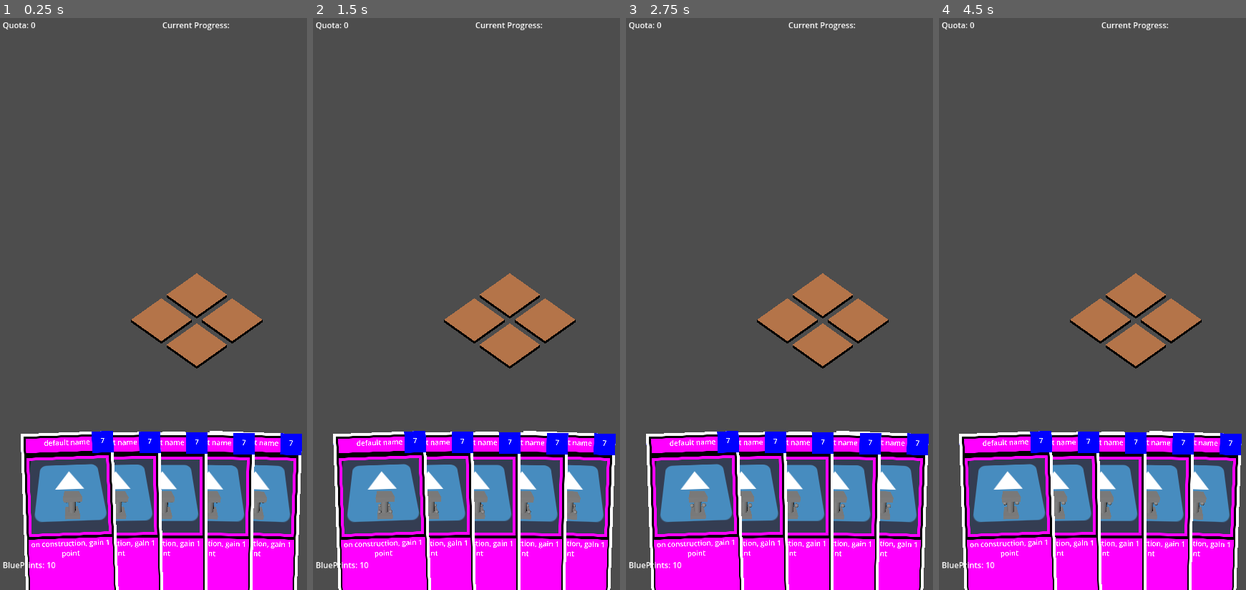
Above: before the commit, frames 1-4 (left to right).
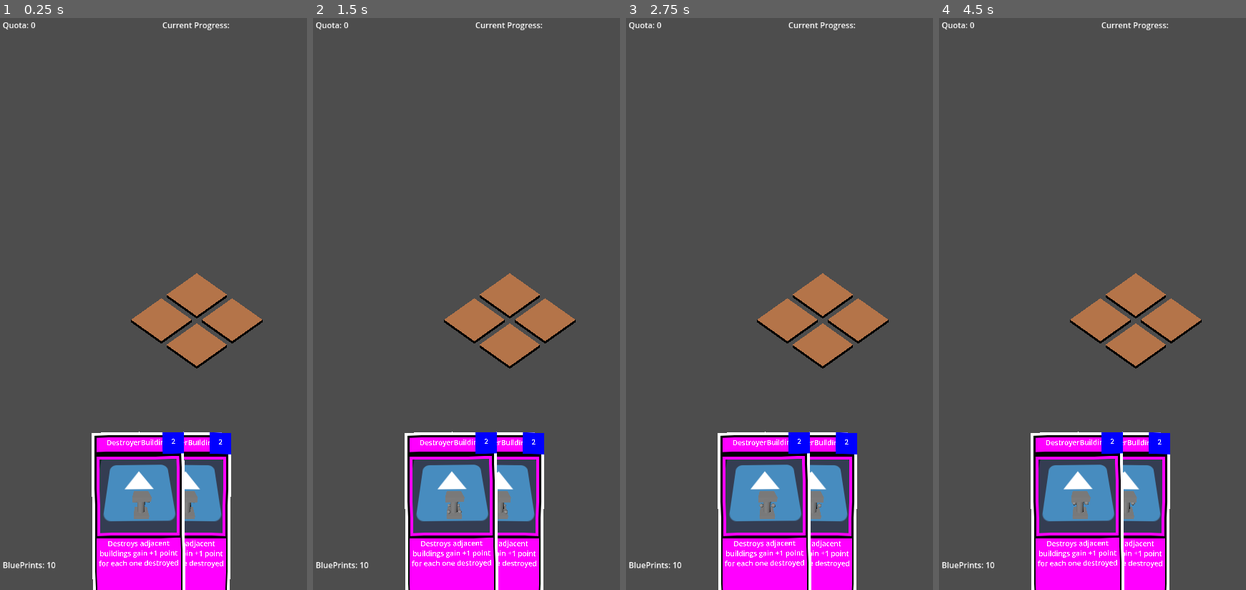
Above: after the commit, the same moments.

Repository: MannyFluss/AlienArchitect
Game: Godot game, scene res://main.tscn
Same seed, same stepped clock (60 frames per second), same inputs: the game is played once before the commit and once after it. The engine's default icon, where the game draws it, is replaced by a stand-in: a white triangle on a blue panel in a dark square.
Inputs (mouse positions are in pixels of both pictures, inside the frame that each line leads up to):
- Up to frame 1 (0.25 s): no input
- Up to frame 2 (1.5 s): move the mouse to (546, 275) at 0.52 s; press the mouse at (546, 275) at 0.53 s; tap Enter at 1.25 s; move the mouse to (408, 332) at 1.27 s; release the mouse at (408, 332) at 1.28 s; click (408, 332) at 1.35 s
- Up to frame 3 (2.75 s): tap Space at 2 s; move the mouse to (819, 178) at 2.02 s; press the mouse at (819, 178) at 2.03 s
- Up to frame 4 (4.5 s): tap Enter at 2.75, 4.25 s; move the mouse to (1083, 418) at 2.77 s; release the mouse at (1083, 418) at 2.78 s; click (1083, 418) at 2.85 s; tap Space at 3.5 s; move the mouse to (1196, 389) at 3.52 s; press the mouse at (1196, 389) at 3.53 s; move the mouse to (1003, 218) at 4.27 s; release the mouse at (1003, 218) at 4.28 s; click (1003, 218) at 4.35 s

The runs differ from the first frame. In frame 1, 19% of the frame differs, in the area x 6-99%, y 72-100%; in frame 2, 19%; in frame 3, 19%; in frame 4, 19%.

Commit message:
destroyer building

Diff:
--- a/Prefabs/AbstractBuilding/AbstractBuilding.gd
+++ b/Prefabs/AbstractBuilding/AbstractBuilding.gd
@@ -10,6 +10,19 @@
 #so here there will be a lot of signals that need to be implemented
 #modules will listen to signals and react accordingly.
 signal buildingPlaced
+
+signal buildingDestroyed
+
+func getNeighboringBuilding(target : Vector2)->Building:
+	var myBoard:Board = getMyBoard()
+	if myBoard:
+		pass
+		var myTile : Tile = getMyTile()
+		if myTile == null:
+			push_warning("building has no tile")
+			return null
+		return myBoard.getBuilding(myTile.myCoordinates + target)
+	return null
 
 func _enter_tree() -> void:
 	if myResource == null:
@@ -26,11 +39,17 @@
 	newParent.add_child(self)
 	emit_signal("buildingPlaced")
 
-
+func getMyTile()->Tile:
+	var curr :Node = get_parent()
+	while curr!= get_tree().current_scene:
+		if curr is Tile:
+			return curr
+		curr = curr.get_parent()
+	return null
 
 func loadModulePackage(moduleContainer : BuildingModuleContainer)->void:
 	if moduleContainer==null:
-		push_error("no modules configured for building "+ str(self))
+		#push_error("no modules configured for building "+ str(self))
 		return
 	for module : BuildingModuleResource in moduleContainer.buildingModules:
 		loadModule(module)
@@ -53,6 +72,20 @@
 	newModule.registerBuilding(self,options)
 	$Modules.add_child(newModule)
 
+func attemptDestroy()->bool:
+	destroy()
+	return true
 
+func destroy()->void:
+	emit_signal("buildingDestroyed")
+	queue_free()
+	pass
 
-	#var moduleToAdd
+func getMyBoard()->Board:
+	var curr : Node = get_parent()
+	while curr != get_tree().current_scene:
+		if curr is Board:
+			return curr
+		curr=curr.get_parent()
+
+	return null
--- a/Prefabs/AbstractBuilding/BuildingModule.gd
+++ b/Prefabs/AbstractBuilding/BuildingModule.gd
@@ -9,8 +9,19 @@
 
 var myBuilding : Building
 
-func registerBuilding(_myBuilding : Building, opts:Dictionary)->void:
+func registerBuilding(_myBuilding : Building, opts:Dictionary={})->void:
 	myBuilding = _myBuilding
 	for key:String in opts.keys():
 		if myOptions.has(key):
 			myOptions[key] = opts[key]
+
+func _enter_tree() -> void:
+	if myBuilding == null:
+		#automatically search for building
+		var currNode : Node = get_parent()
+		while currNode != get_tree().current_scene:
+			if currNode is Building:
+				registerBuilding(currNode)
+				return
+			currNode = currNode.get_parent()
+		push_error("myBuilding was not registered")
--- a/Prefabs/Board/Board.gd
+++ b/Prefabs/Board/Board.gd
@@ -14,6 +14,12 @@
 func _ready()->void:
 	generateBoard([Vector2(0,0),Vector2(1,0),Vector2(0,1),Vector2(1,1)])
 
+func getBuilding(target : Vector2)->Building:
+	if myTiles.has(target):
+		var targetTile : Tile = myTiles[target]
+		return targetTile.getBuilding()
+
+	return null
 
 func generateBoard(tiles : Array[Vector2])->void:
 	for coordinate : Vector2 in tiles:
--- a/Prefabs/Buildings/DefaultBuilding/DefaultBuilding.tscn
+++ b/Prefabs/Buildings/DefaultBuilding/DefaultBuilding.tscn
@@ -1,15 +1,16 @@
-[gd_scene load_steps=6 format=3 uid="uid://bn5a5cek0cgqp"]
+[gd_scene load_steps=7 format=3 uid="uid://bn5a5cek0cgqp"]
 
 [ext_resource type="PackedScene" uid="uid://dyil3yiwnphow" path="res://Prefabs/AbstractBuilding/AbstractBuilding.tscn" id="1_lmcaj"]
 [ext_resource type="Script" path="res://Scripts/BuildingResource.gd" id="2_mb8lu"]
 [ext_resource type="PackedScene" uid="uid://d0ml1b3sof4po" path="res://Temp/Building.tscn" id="2_yc0k2"]
 [ext_resource type="Resource" uid="uid://bej72hplsdjf8" path="res://Prefabs/Buildings/DefaultBuilding/DefaultBuildingModuleContainer.tres" id="3_8r6nn"]
+[ext_resource type="PackedScene" uid="uid://cndopfwgx0cj3" path="res://components/BuildingModules/OnPlacePoints/OnPlacePoints.tscn" id="5_xlrg2"]
 
 [sub_resource type="Resource" id="Resource_2jesa"]
 script = ExtResource("2_mb8lu")
 name = "default name"
 description = "on construction, gain 1 point"
-bluePrintCost = 7
+bluePrintCost = 1
 Model = ExtResource("2_yc0k2")
 myModules = ExtResource("3_8r6nn")
 
@@ -22,3 +23,5 @@
 
 [node name="PlaceHolderLight" parent="PlaceHolders" index="2"]
 transform = Transform3D(0.672405, 0.53372, -0.51285, 0.0561698, 0.654077, 0.75434, 0.738049, -0.536028, 0.409826, 0, 0, 0)
+
+[node name="OnPlacePoints" parent="Modules" index="0" instance=ExtResource("5_xlrg2")]
--- a/Prefabs/Buildings/DefaultBuilding/DefaultBuildingModuleContainer.tres
+++ b/Prefabs/Buildings/DefaultBuilding/DefaultBuildingModuleContainer.tres
@@ -1,8 +1,7 @@
-[gd_resource type="Resource" script_class="BuildingModuleContainer" load_steps=3 format=3 uid="uid://bej72hplsdjf8"]
+[gd_resource type="Resource" script_class="BuildingModuleContainer" load_steps=2 format=3 uid="uid://bej72hplsdjf8"]
 
-[ext_resource type="Resource" uid="uid://dv5s2vtabo7jp" path="res://Prefabs/Buildings/DefaultBuilding/test.tres" id="1_eoi4v"]
 [ext_resource type="Script" path="res://Scripts/BuildingModuleContainer.gd" id="1_si31h"]
 
 [resource]
 script = ExtResource("1_si31h")
-buildingModules = Array[Resource("res://Scripts/BuildingModuleResource.gd")]([ExtResource("1_eoi4v")])
+buildingModules = Array[Resource("res://Scripts/BuildingModuleResource.gd")]([])
--- /dev/null
+++ b/Prefabs/Buildings/DestroyerBuilding/DefaultBuildingResource.tres
@@ -0,0 +1,11 @@
+[gd_resource type="Resource" script_class="BuildingResource" load_steps=3 format=3 uid="uid://2hw20cj0scct"]
+
+[ext_resource type="PackedScene" uid="uid://d0ml1b3sof4po" path="res://Temp/Building.tscn" id="1_chgi5"]
+[ext_resource type="Script" path="res://Scripts/BuildingResource.gd" id="1_pp6u7"]
+
+[resource]
+script = ExtResource("1_pp6u7")
+name = "DestroyerBuilding"
+description = "Destroys adjacent buildings gain +1 point for each one destroyed"
+bluePrintCost = 2
+Model = ExtResource("1_chgi5")
--- /dev/null
+++ b/Prefabs/Buildings/DestroyerBuilding/DestroyerBuilding.tscn
@@ -0,0 +1,17 @@
+[gd_scene load_steps=5 format=3 uid="uid://b5ryssnm0tx6m"]
+
+[ext_resource type="PackedScene" uid="uid://dyil3yiwnphow" path="res://Prefabs/AbstractBuilding/AbstractBuilding.tscn" id="1_u0upf"]
+[ext_resource type="Resource" uid="uid://2hw20cj0scct" path="res://Prefabs/Buildings/DestroyerBuilding/DefaultBuildingResource.tres" id="2_fynf1"]
+[ext_resource type="PackedScene" uid="uid://lpyx4h4wh275" path="res://components/BuildingModules/OnPlaceDestroy/OnPlaceDestroy.tscn" id="2_npu1x"]
+[ext_resource type="PackedScene" uid="uid://lvwenkmt71t8" path="res://components/BuildingModules/DestroyBuildings/DestoryBuildings.tscn" id="3_7ha4f"]
+
+[node name="AbstractBuilding" instance=ExtResource("1_u0upf")]
+myResource = ExtResource("2_fynf1")
+
+[node name="OnPlaceDestroy" parent="Modules" index="0" node_paths=PackedStringArray("destructionComponent") instance=ExtResource("2_npu1x")]
+destructionComponent = NodePath("../DestoryBuildings")
+
+[node name="DestoryBuildings" parent="Modules" index="1" instance=ExtResource("3_7ha4f")]
+myOptions = {
+"Targets": PackedVector2Array(1, 0, -1, 0, 0, 1, 0, -1)
+}
--- a/Prefabs/Card/Card.gd
+++ b/Prefabs/Card/Card.gd
@@ -37,8 +37,8 @@
 	%DescriptorLabel.text = "[center]"+res.description
 	#%ArtTexture to be implemented
 	%TitleLabel.text = "[center]"+res.name
+	#if this crashes here, buildingResource needs to be assigned a model
 	var modelDuplicate : Node3D = res.Model.duplicate().instantiate() as Node3D
-	print("duplicate time")
 
 	%ModelMarker.add_child(modelDuplicate)
 
@@ -64,15 +64,15 @@
 func highlight()->void:
 	var myTween : Tween = get_tree().create_tween()
 	myTween.set_parallel()
-	myTween.tween_property($CardRender,"scale",Vector3(1.2,1.2,1.2),.05).set_ease(Tween.EASE_IN)
-	myTween.tween_property($CardRender,"rotation",Vector3.ZERO,.05).set_ease(Tween.EASE_IN)
+	myTween.tween_property(self,"scale",Vector3(1.2,1.2,1.2),.05).set_ease(Tween.EASE_IN)
+	#myTween.tween_property(self,"rotation",Vector3.ZERO,.05).set_ease(Tween.EASE_IN)
 
 
 func unhighlight()->void:
 	var myTween : Tween = get_tree().create_tween()
 	myTween.set_parallel()
-	myTween.tween_property($CardRender,"scale",Vector3(1.0,1.0,1.0),.05).set_ease(Tween.EASE_OUT)
-	myTween.tween_property($CardRender,"rotation",Vector3.ZERO,.05).set_ease(Tween.EASE_IN)
+	myTween.tween_property(self,"scale",Vector3(1.0,1.0,1.0),.05).set_ease(Tween.EASE_OUT)
+	#myTween.tween_property(self,"rotation",Vector3.ZERO,.05).set_ease(Tween.EASE_IN)
 
 
 func SelectCard(selectorNode : Node3D)->void:
--- a/Prefabs/Deck/Deck.gd
+++ b/Prefabs/Deck/Deck.gd
@@ -8,22 +8,23 @@
 var myHand : PlayerHand
 
 var debugBuilding : PackedScene = preload("res://Prefabs/Buildings/DefaultBuilding/DefaultBuilding.tscn")
+var destroyBuilding : PackedScene = preload("res://Prefabs/Buildings/DestroyerBuilding/DestroyerBuilding.tscn")
 
 #make a resource/json for large amounts of cards to save
 
 
 func _ready() -> void:
-	addCardToDeck(generateCard(debugBuilding))
-	addCardToDeck(generateCard(debugBuilding))
-	addCardToDeck(generateCard(debugBuilding))
-	addCardToDeck(generateCard(debugBuilding))
-	addCardToDeck(generateCard(debugBuilding))
-	addCardToDeck(generateCard(debugBuilding))
+	addCardToDeck(generateCard(destroyBuilding))
+	addCardToDeck(generateCard(destroyBuilding))
+	#addCardToDeck(generateCard(debugBuilding))
+	#addCardToDeck(generateCard(debugBuilding))
+	#addCardToDeck(generateCard(debugBuilding))
+	#addCardToDeck(generateCard(debugBuilding))
 
 
-	drawRandomCardToHand()
-	drawRandomCardToHand()
-	drawRandomCardToHand()
+	#drawRandomCardToHand()
+	#drawRandomCardToHand()
+	#drawRandomCardToHand()
 	drawRandomCardToHand()
 	drawRandomCardToHand()
 
--- a/Prefabs/Tiles/Tile.gd
+++ b/Prefabs/Tiles/Tile.gd
@@ -27,6 +27,12 @@
 func hasBuilding()->bool:
 	return not $MyBuilding.get_child_count()==0
 
+
+func getBuilding()->Building:
+	if hasBuilding() == false: return null
+
+	return $MyBuilding.get_child(0)
+
 func checkSignalSafety(signalName : StringName)->bool:
 	if myParentBoard==null:
 		return false
--- /dev/null
+++ b/components/BuildingModules/DestroyBuildings/DestoryBuildings.gd
@@ -0,0 +1,15 @@
+extends BuildingModule
+class_name DestroyBuildings
+
+
+#returns how many buildings were destroyed
+func destroyBuildings()->int:
+	var countDestroyed:int =0
+	for target : Vector2 in myOptions["Targets"]:
+		var targetBuilding : Building = myBuilding.getNeighboringBuilding(target)
+		if targetBuilding==null:
+			continue
+		#attempt destroy has side effect of destroying
+		if targetBuilding.attemptDestroy()==true:
+			countDestroyed+=1
+	return countDestroyed
--- /dev/null
+++ b/components/BuildingModules/DestroyBuildings/DestoryBuildings.tscn
@@ -0,0 +1,9 @@
+[gd_scene load_steps=2 format=3 uid="uid://lvwenkmt71t8"]
+
+[ext_resource type="Script" path="res://components/BuildingModules/DestroyBuildings/DestoryBuildings.gd" id="1_iahek"]
+
+[node name="DestoryBuildings" type="Node3D"]
+script = ExtResource("1_iahek")
+myOptions = {
+"Targets": PackedVector2Array()
+}
--- /dev/null
+++ b/components/BuildingModules/OnPlaceDestroy/OnPlaceDestroy.gd
@@ -0,0 +1,12 @@
+extends BuildingModule
+
+@export
+var destructionComponent : DestroyBuildings
+
+func _ready() -> void:
+	myBuilding.connect("buildingPlaced",destroyTime)
+
+func destroyTime()->void:
+	if destructionComponent:
+		var numberDestroyed : int = destructionComponent.destroyBuildings()
+		GameStateUtility.emit_signal("generatedScore",numberDestroyed,myBuilding)
--- /dev/null
+++ b/components/BuildingModules/OnPlaceDestroy/OnPlaceDestroy.tscn
@@ -0,0 +1,6 @@
+[gd_scene load_steps=2 format=3 uid="uid://lpyx4h4wh275"]
+
+[ext_resource type="Script" path="res://components/BuildingModules/OnPlaceDestroy/OnPlaceDestroy.gd" id="1_t14ns"]
+
+[node name="OnPlaceDestroy" type="Node3D"]
+script = ExtResource("1_t14ns")
